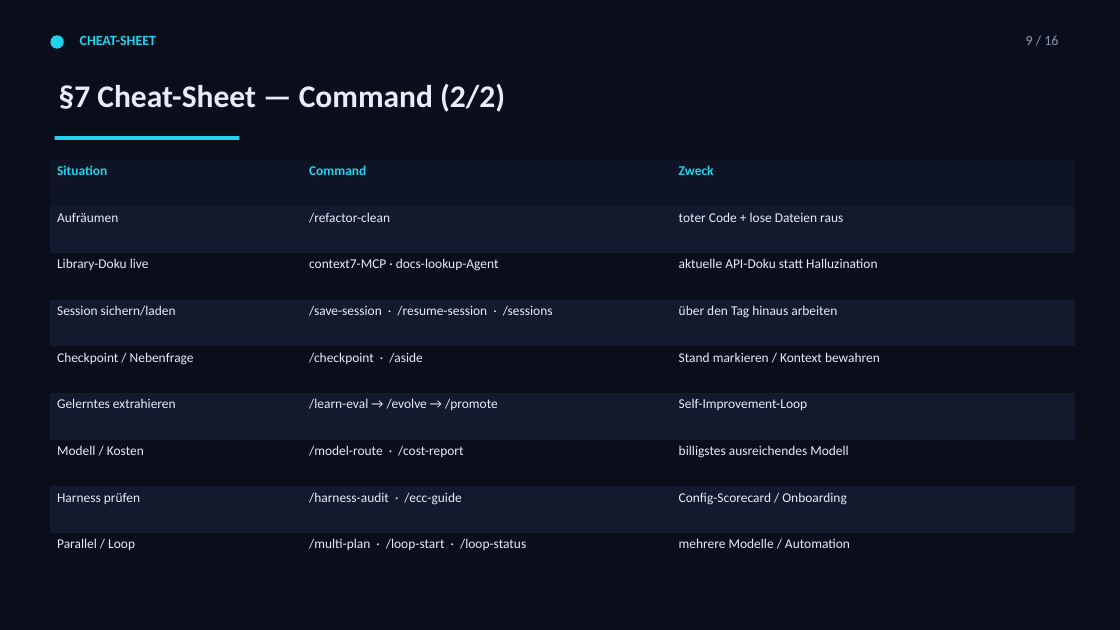
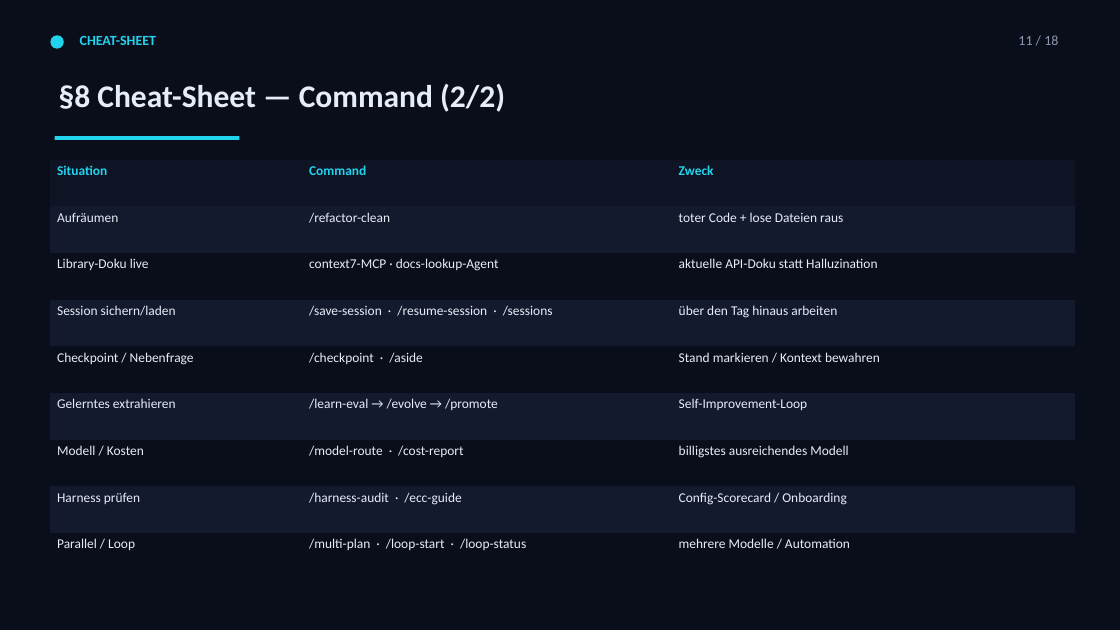
Before and after one commit to Paulee8155/Claude-Code-BestPractice, a slide deck: slide 12 of docs/ECC-Harness-Guide.de.pptx (slide 10 before the commit). Drawn at 1120x630 pixels with LibreOffice and Linux fonts; fonts in the diff are those of the drawing. Boxes give left, top, right and bottom in pixels: in the first picture for what was removed or moved away, otherwise in the second. Text is boxed around its words. In the diff, an @@ line names an element or a change of style, - is before the commit and + after.

```diff
--- a/docs/ECC-Harness-Guide.de.pptx
+++ b/docs/ECC-Harness-Guide.de.pptx
@@ text at box(1018, 35, 1058, 45): text changed @@
-9 / 16
+11 / 18
@@ text at box(59, 84, 505, 112): text changed @@
-§7 Cheat-Sheet — Command (2/2)
+§8 Cheat-Sheet — Command (2/2)
```
Also in this commit, not shown: 15 other slides changed, 2 slides added, 2 other files.
